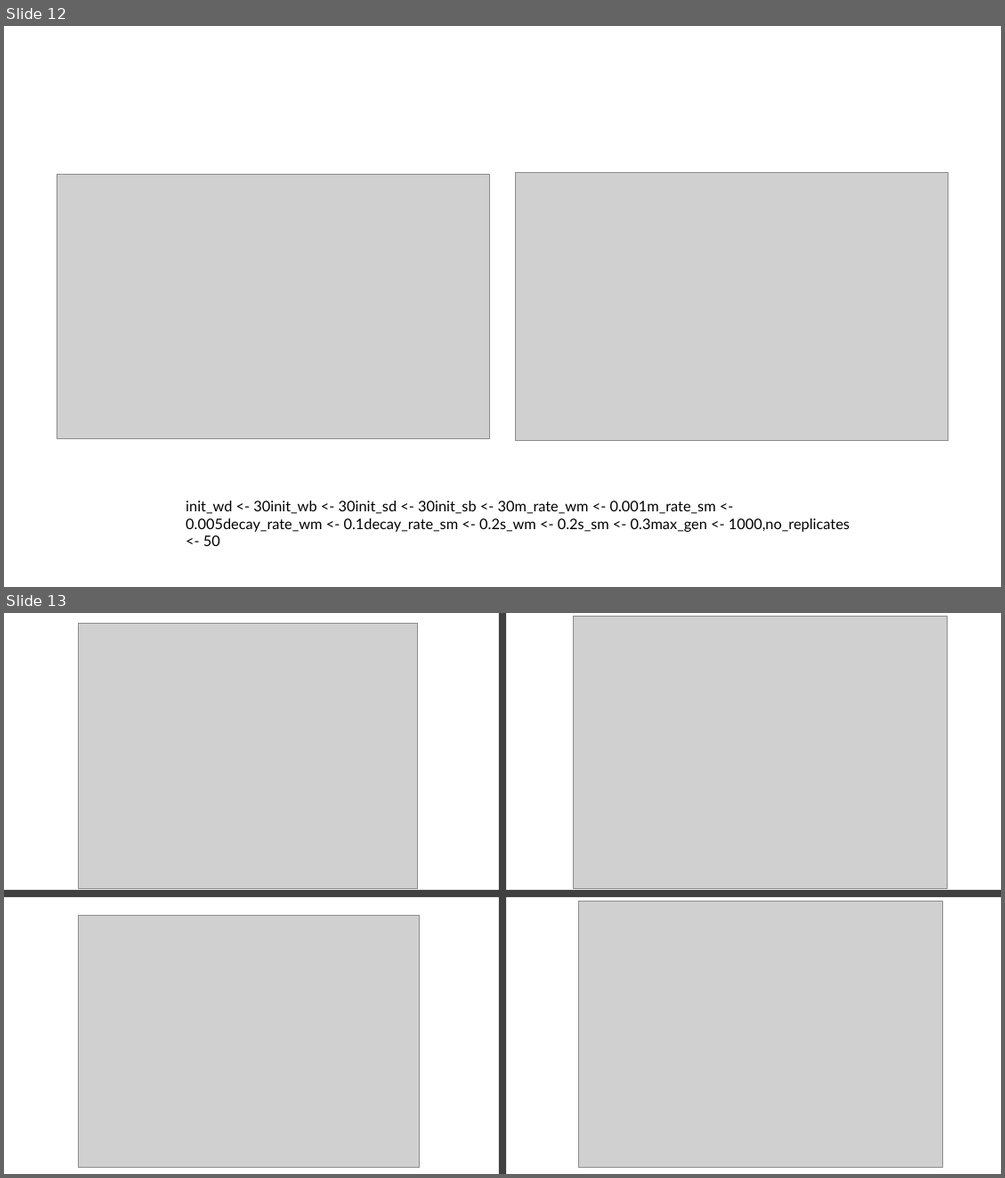
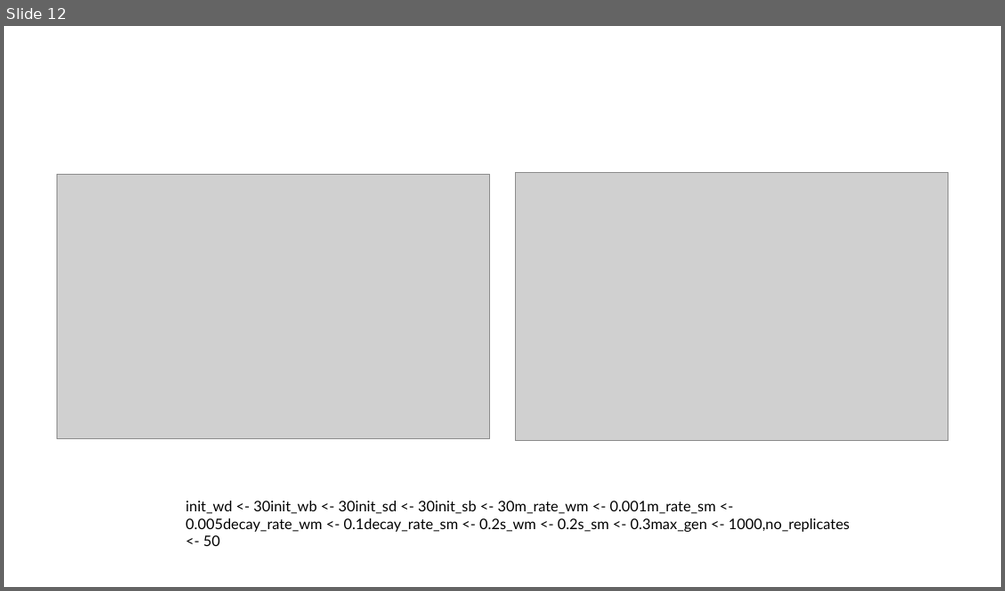
Before and after one commit to Julia-Eggenschwiler/THEEproject_Jaelle_Julia, a slide deck: THEE_presentation.pptx. Shown one above the other, each under a label of ours: slides 12 and 13 before the commit, slide 12 after it. The pictures are 1005x1178 and 1005x591 pixels, drawn with LibreOffice and Linux fonts; fonts in the diff are those of the drawing; grey boxes stand for pictures. Boxes give left, top, right and bottom in pixels: in the first picture for what was removed or moved away, otherwise in the second. Text is boxed around its words. In the diff, an @@ line names an element or a change of style, - is before the commit and + after.

```diff
--- a/THEE_presentation.pptx
+++ b/THEE_presentation.pptx
@@ slide 13 removed at (x1=4, y1=613, x2=1001, y2=1174), background #FFFFFF @@
@@ picture removed at (x1=78, y1=624, x2=418, y2=889) @@
@@ rectangle removed at (x1=499, y1=613, x2=507, y2=1174) @@
@@ picture removed at (x1=574, y1=616, x2=947, y2=889) @@
@@ rectangle removed at (x1=4, y1=890, x2=505, y2=897) @@
@@ rectangle removed at (x1=500, y1=890, x2=1001, y2=897) @@
@@ picture removed at (x1=578, y1=901, x2=942, y2=1167) @@
@@ picture removed at (x1=78, y1=915, x2=420, y2=1167) @@
```
Also in this commit, not shown: 1 slide added, 1 other file.
